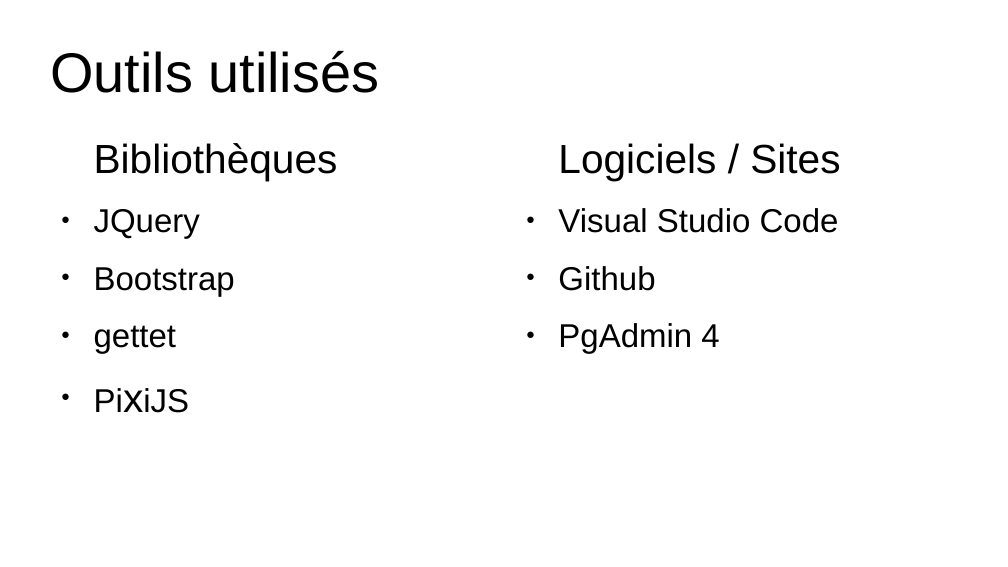
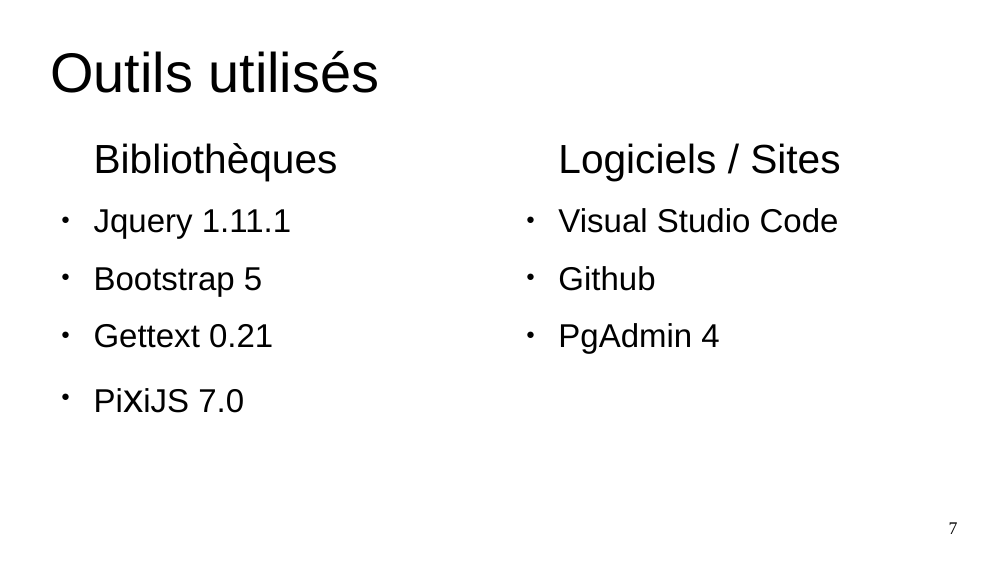
Before and after one commit to Myrrhe/aston-project-3, a slide deck: slide 7 of soutenance/res/powerpoint_20230318.odp (slide 6 before the commit). Drawn at 1008x567 pixels with LibreOffice and Linux fonts; fonts in the diff are those of the drawing. Boxes give left, top, right and bottom in pixels: in the first picture for what was removed or moved away, otherwise in the second. Text is boxed around its words. In the diff, an @@ line names an element or a change of style, - is before the commit and + after.

```diff
--- a/soutenance/res/powerpoint_20230318.odp
+++ b/soutenance/res/powerpoint_20230318.odp
@@ text at <box>94,209,291,413</box>: text changed @@
-● JQuery
-● Bootstrap
-● gettet
-● PixiJS
+● Jquery 1.11.1
+● Bootstrap 5
+● Gettext 0.21
+● PixiJS 7.0
@@ page number added at <box>949,522,958,534</box>, 14 pt, text #000000 @@
+7
```
Also in this commit, not shown: 24 other slides changed, 2 slides added, 1 slide removed, 24 other files.
